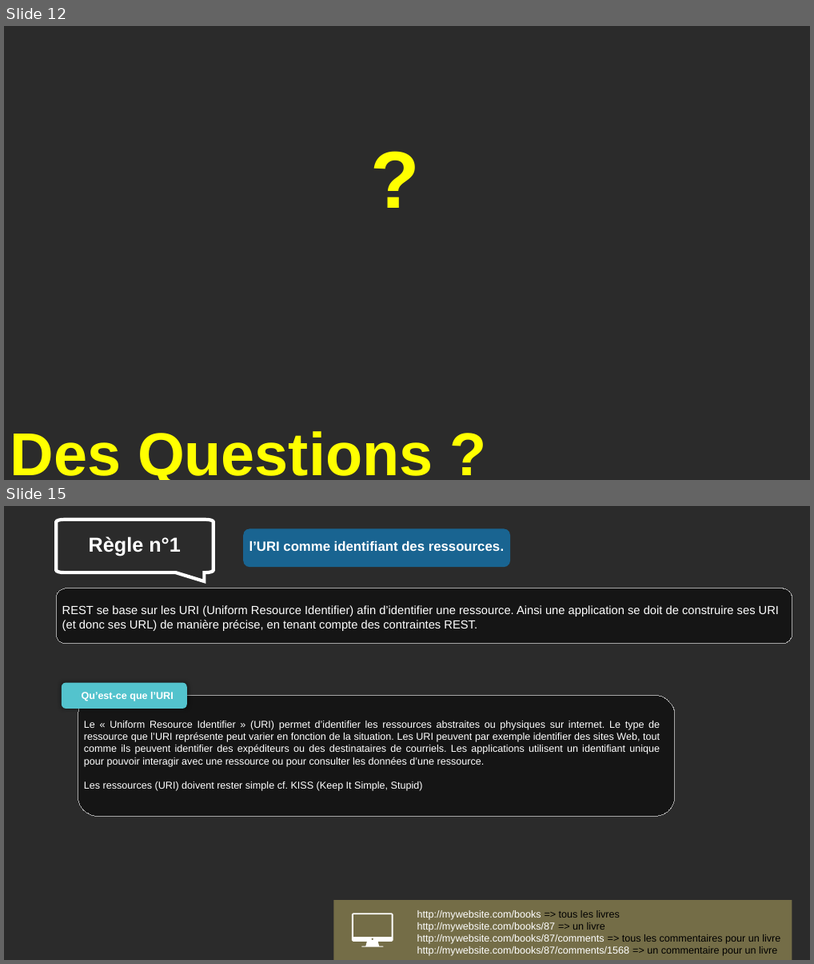
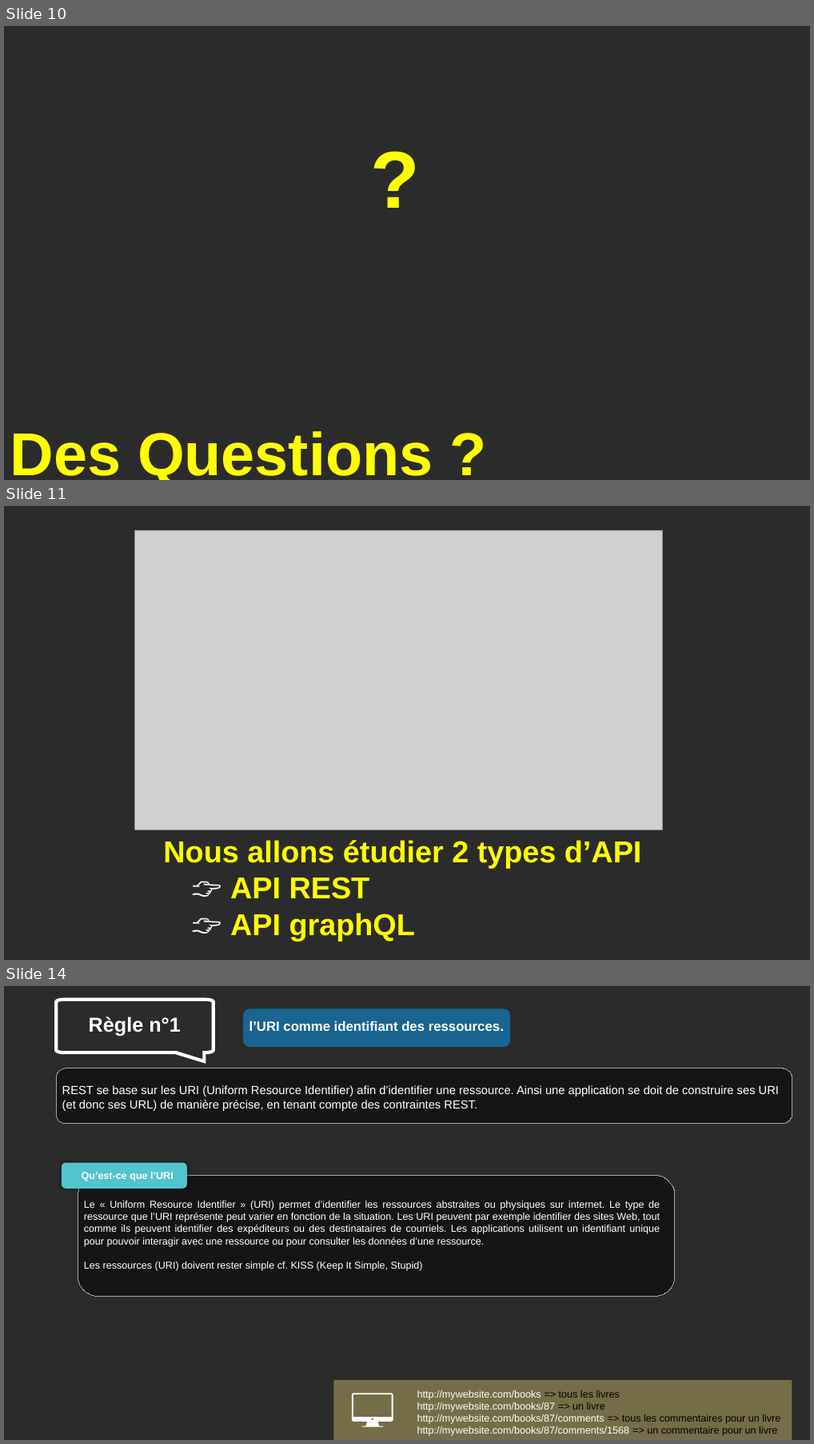
Before and after one commit to Mario-35/api-prestentation, a slide deck: prestentation.pptx. Shown one above the other, each under a label of ours: slides 12 and 15 before the commit, slides 10, 11 and 14 after it; the slides between them are not shown. The pictures are 814x964 and 814x1444 pixels, drawn with LibreOffice and Linux fonts; fonts in the diff are those of the drawing; grey boxes stand for pictures; background and template pictures are left out; a plain dark background stands for a picture behind light text. Boxes give left, top, right and bottom in pixels: in the first picture for what was removed or moved away, otherwise in the second. Text is boxed around its words. In the diff, an @@ line names an element or a change of style, - is before the commit and + after.

```diff
--- a/prestentation.pptx
+++ b/prestentation.pptx
@@ slide 11 added at bbox=[4, 506, 810, 960], background picture (left out) @@
@@ picture added at bbox=[134, 530, 662, 829] @@
@@ text added at bbox=[163, 840, 642, 940], 36 pt, text #FFFF00, bold @@
+Nous allons étudier 2 types d’API
+            👉 API REST
+            👉 API graphQL
@@ what was slide 12 is now slide 10 @@
@@ what was slide 15 is now slide 14 @@
```
Also in this commit, not shown: 11 slides changed, 5 other slides added, 2 slides removed, 19 other files.
